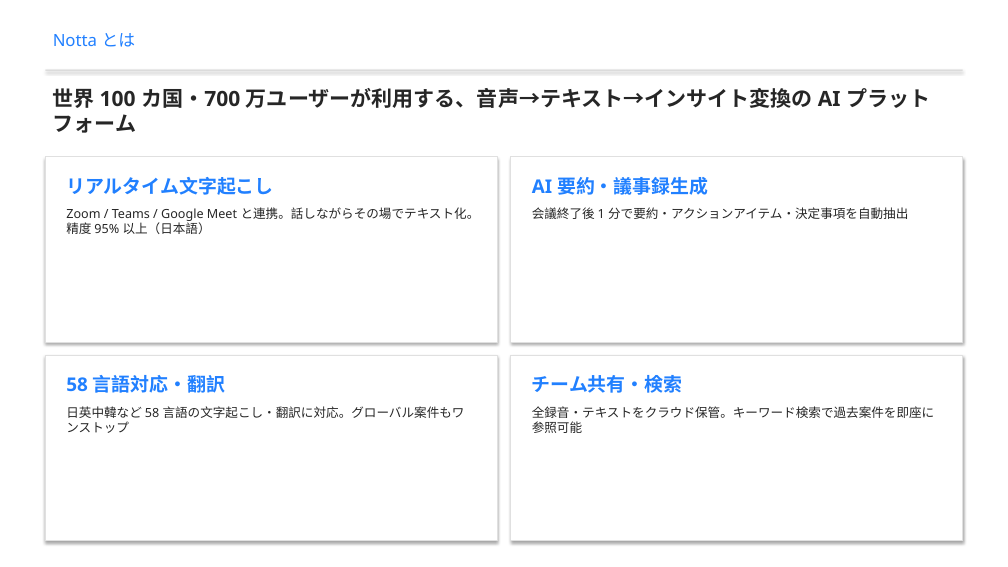
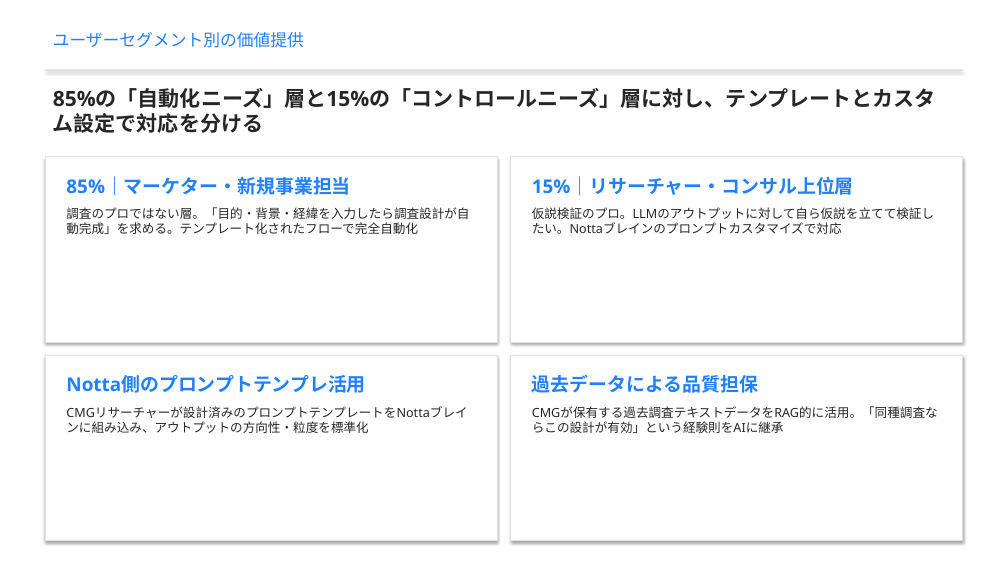
Before and after one commit to hideakikawano-beep/pptCreate, a slide deck: slide 7 of cross_marketing_notta_presentation.pptx (slide 4 before the commit). Drawn at 1008x567 pixels with LibreOffice and Linux fonts; fonts in the diff are those of the drawing. Boxes give left, top, right and bottom in pixels: in the first picture for what was removed or moved away, otherwise in the second. Text is boxed around its words. In the diff, an @@ line names an element or a change of style, - is before the commit and + after.

```diff
--- a/cross_marketing_notta_presentation.pptx
+++ b/cross_marketing_notta_presentation.pptx
@@ text at <box>53,32,304,48</box>: text changed @@
-Notta とは
+ユーザーセグメント別の価値提供
@@ text at <box>53,88,936,133</box>: text changed @@
-世界 100 カ国・700 万ユーザーが利用する、音声→テキスト→インサイト変換の AI プラットフォーム
+85%の「自動化ニーズ」層と15%の「コントロールニーズ」層に対し、テンプレートとカスタム設定で対応を分ける
@@ text at <box>66,176,350,196</box>: text changed @@
-リアルタイム文字起こし
+85%｜マーケター・新規事業担当
@@ text at <box>532,176,854,196</box>: text changed @@
-AI 要約・議事録生成
+15%｜リサーチャー・コンサル上位層
@@ text at <box>66,207,469,234</box>: text changed @@
-Zoom / Teams / Google Meet と連携。話しながらその場でテキスト化。精度 95% 以上（日本語）
+調査のプロではない層。「目的・背景・経緯を入力したら調査設計が自動完成」を求める。テンプレート化されたフローで完全自動化
@@ text at <box>532,207,934,234</box>: text changed @@
-会議終了後 1 分で要約・アクションアイテム・決定事項を自動抽出
+仮説検証のプロ。LLMのアウトプットに対して自ら仮説を立てて検証したい。Nottaブレインのプロンプトカスタマイズで対応
@@ text at <box>66,375,366,393</box>: text changed @@
-58 言語対応・翻訳
+Notta側のプロンプトテンプレ活用
@@ text at <box>532,375,758,393</box>: text changed @@
-チーム共有・検索
+過去データによる品質担保
@@ text at <box>532,406,938,433</box>: text changed @@
-全録音・テキストをクラウド保管。キーワード検索で過去案件を即座に参照可能
+CMGが保有する過去調査テキストデータをRAG的に活用。「同種調査ならこの設計が有効」という経験則をAIに継承
@@ text at <box>66,421,368,433</box>: text changed @@
-日英中韓など 58 言語の文字起こし・翻訳に対応。グローバル案件もワンストップ
+CMGリサーチャーが設計済みのプロンプトテンプレートをNottaブレインに組み込み、アウトプットの方向性・粒度を標準化
```
Also in this commit, not shown: 5 other slides changed, 5 slides added, 4 slides removed, 1 other file.
